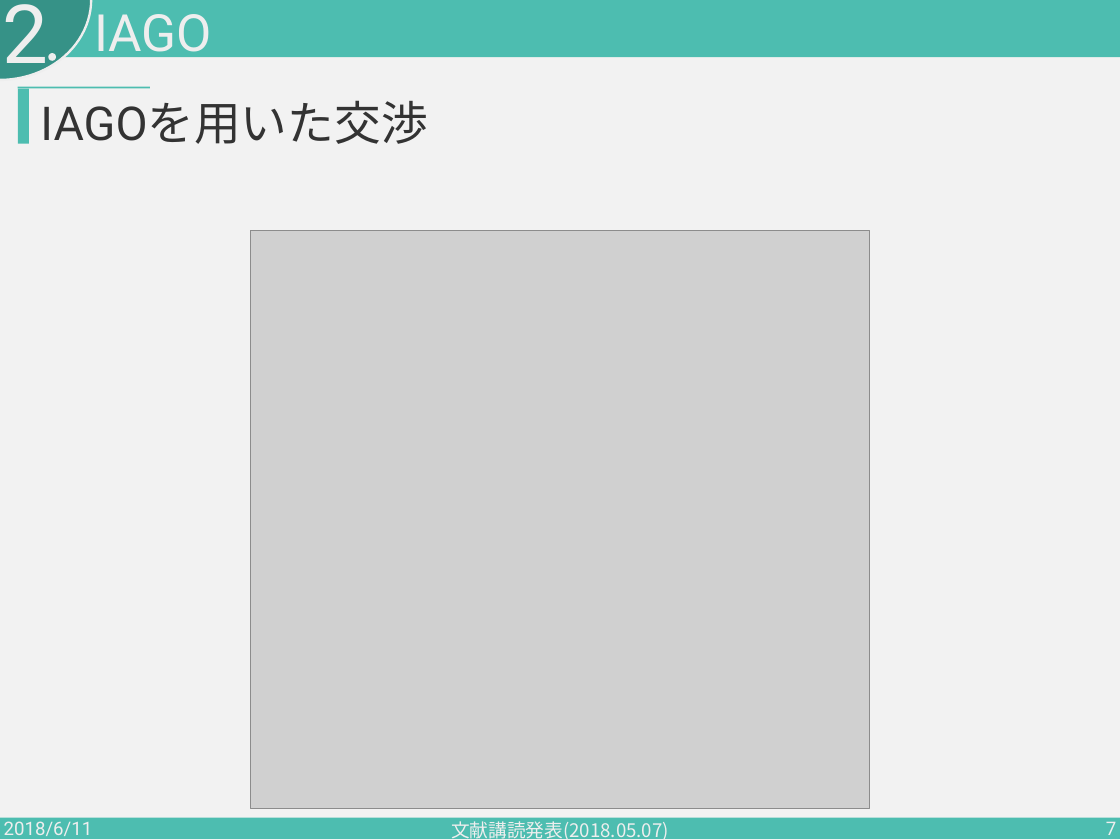
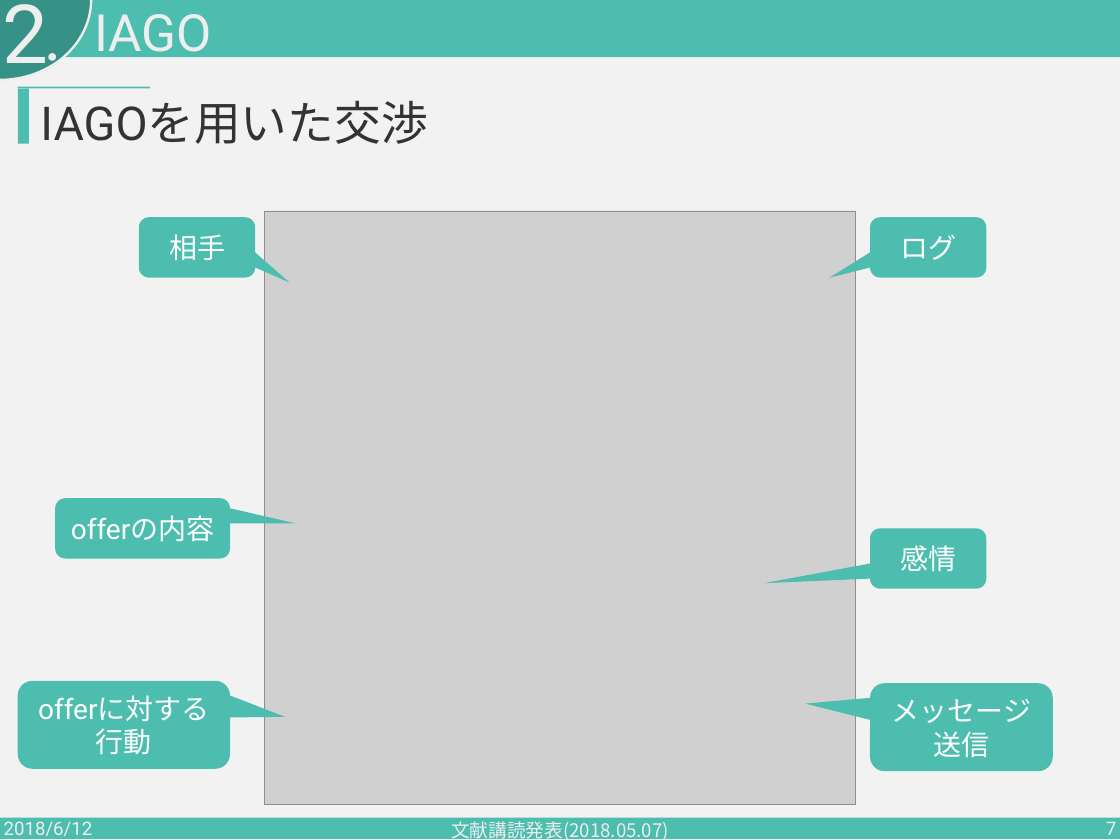
Before and after one commit to PajamaDrive/presentation, a slide deck: slide 7 of presentation_2nd.pptx. Drawn at 1120x840 pixels with LibreOffice and Linux fonts; fonts in the diff are those of the drawing; grey boxes stand for pictures. Boxes give left, top, right and bottom in pixels: in the first picture for what was removed or moved away, otherwise in the second. Text is boxed around its words. In the diff, an @@ line names an element or a change of style, - is before the commit and + after.

```diff
--- a/presentation_2nd.pptx
+++ b/presentation_2nd.pptx
@@ rounded speech box added at [139, 217, 255, 278], fill #4DBDB0, 36 pt, text #FFFFFF @@
+相手
@@ picture: place and size @@
-picture at [250, 230, 870, 808]
+picture at [265, 211, 855, 804]
@@ rounded speech box added at [870, 217, 987, 278], fill #4DBDB0, 36 pt, text #FFFFFF @@
+ログ
@@ rounded speech box added at [55, 498, 230, 559], fill #4DBDB0, 36 pt, text #FFFFFF @@
+offerの内容
@@ rounded speech box added at [870, 528, 987, 589], fill #4DBDB0, 36 pt, text #FFFFFF @@
+感情
@@ rounded speech box added at [18, 681, 230, 769], fill #4DBDB0, 36 pt, text #FFFFFF @@
+offerに対する
+行動
@@ rounded speech box added at [870, 683, 1053, 771], fill #4DBDB0, 36 pt, text #FFFFFF @@
+メッセージ
+送信
@@ text at [4, 821, 93, 840]: text changed @@
-2018/6/11
+2018/6/12
```
Also in this commit, not shown: 32 other slides changed, 4 slides removed.
